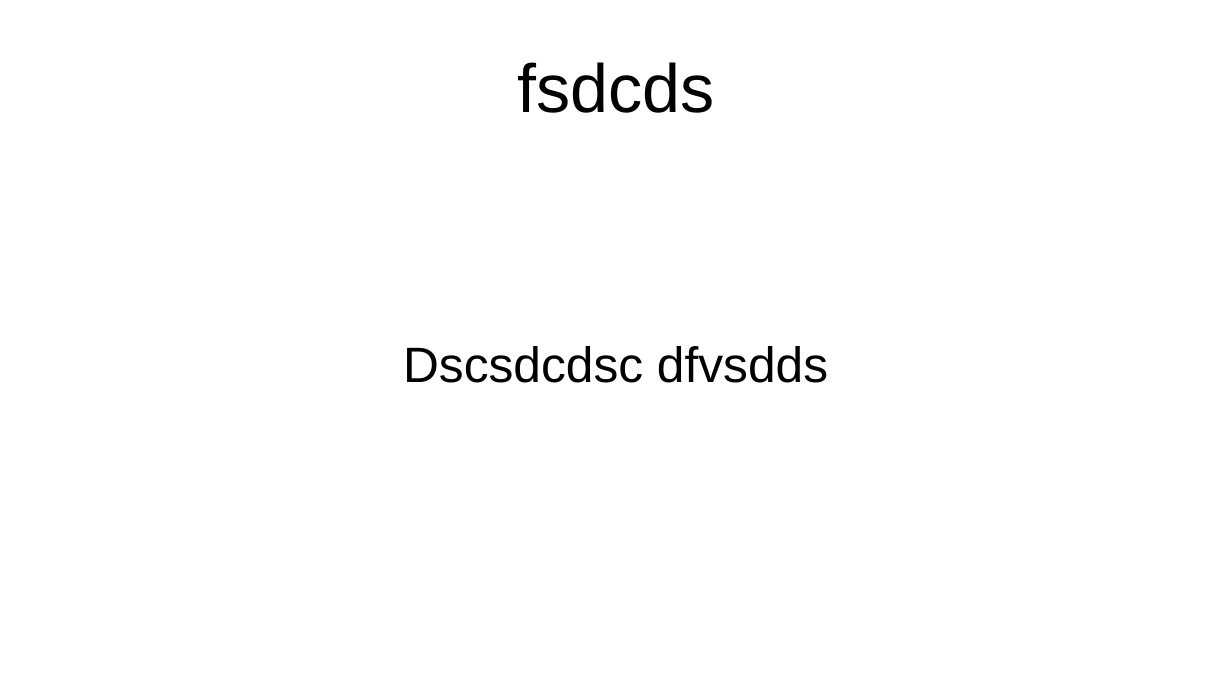
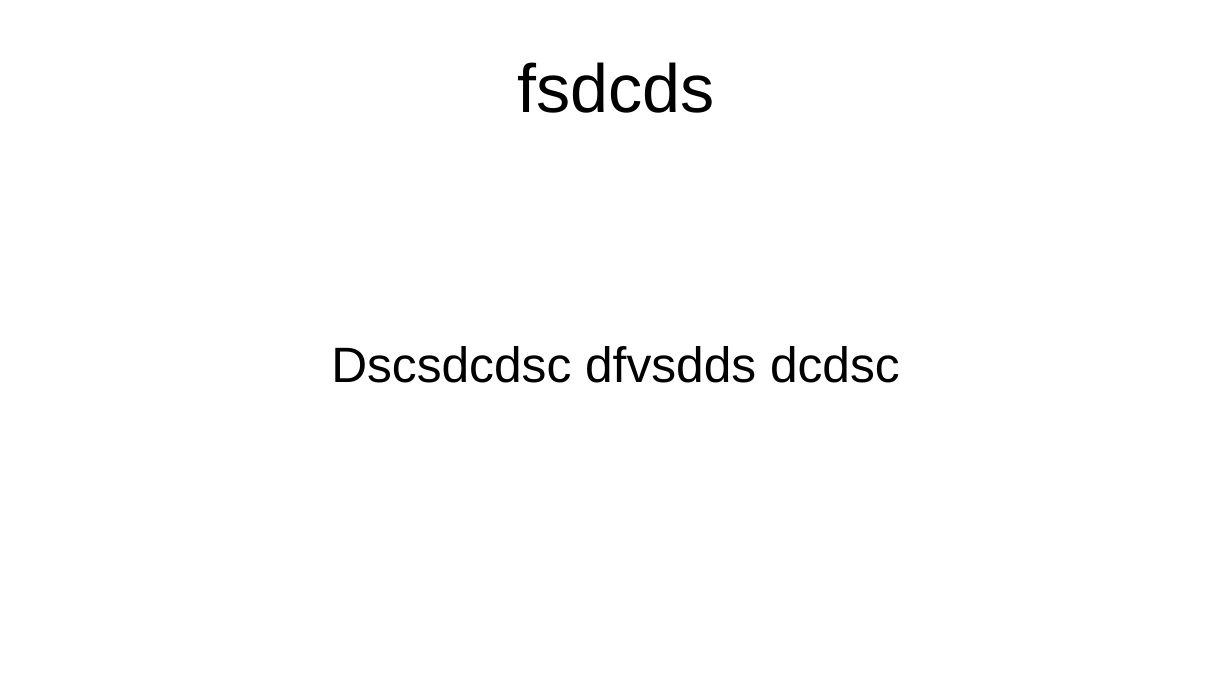
Before and after one commit to rainaankit/gitTutorials, a slide deck: slide 1 of myDocument.odp. Drawn at 1232x693 pixels with LibreOffice and Linux fonts; fonts in the diff are those of the drawing. Boxes give left, top, right and bottom in pixels: in the first picture for what was removed or moved away, otherwise in the second. Text is boxed around its words. In the diff, an @@ line names an element or a change of style, - is before the commit and + after.

```diff
--- a/myDocument.odp
+++ b/myDocument.odp
@@ subtitle at (331,346,900,383): text changed @@
-Dscsdcdsc dfvsdds
+Dscsdcdsc dfvsdds dcdsc
```
Also in this commit, not shown: 3 other files.
